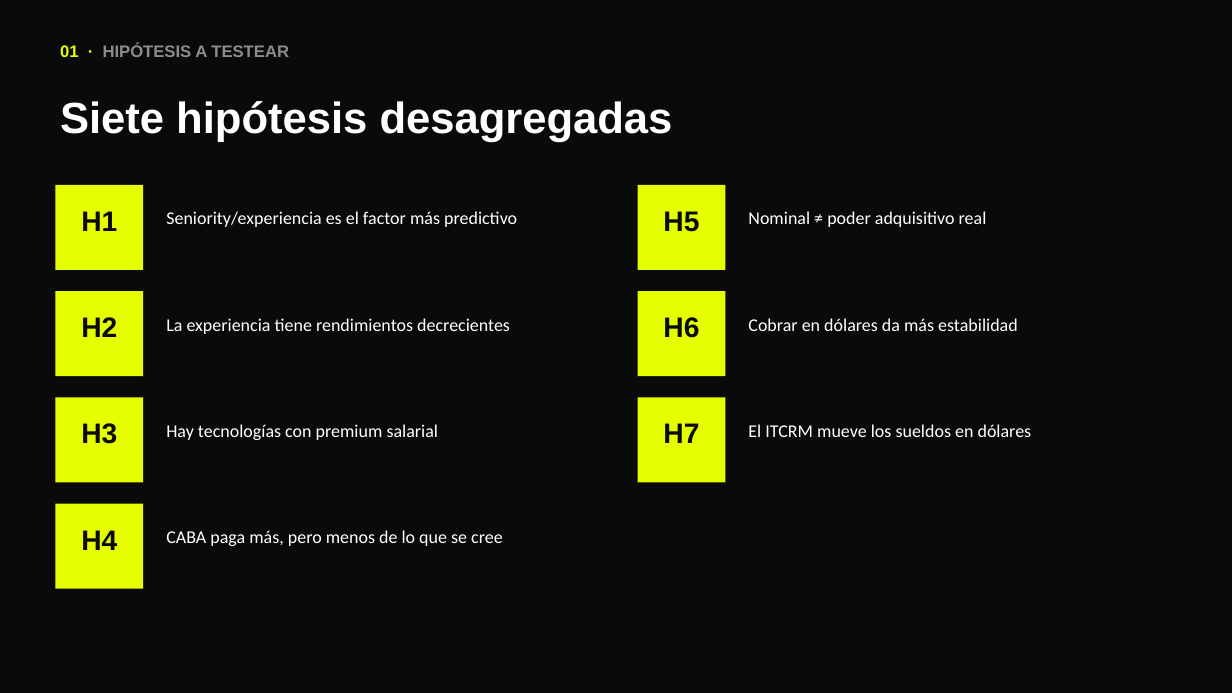
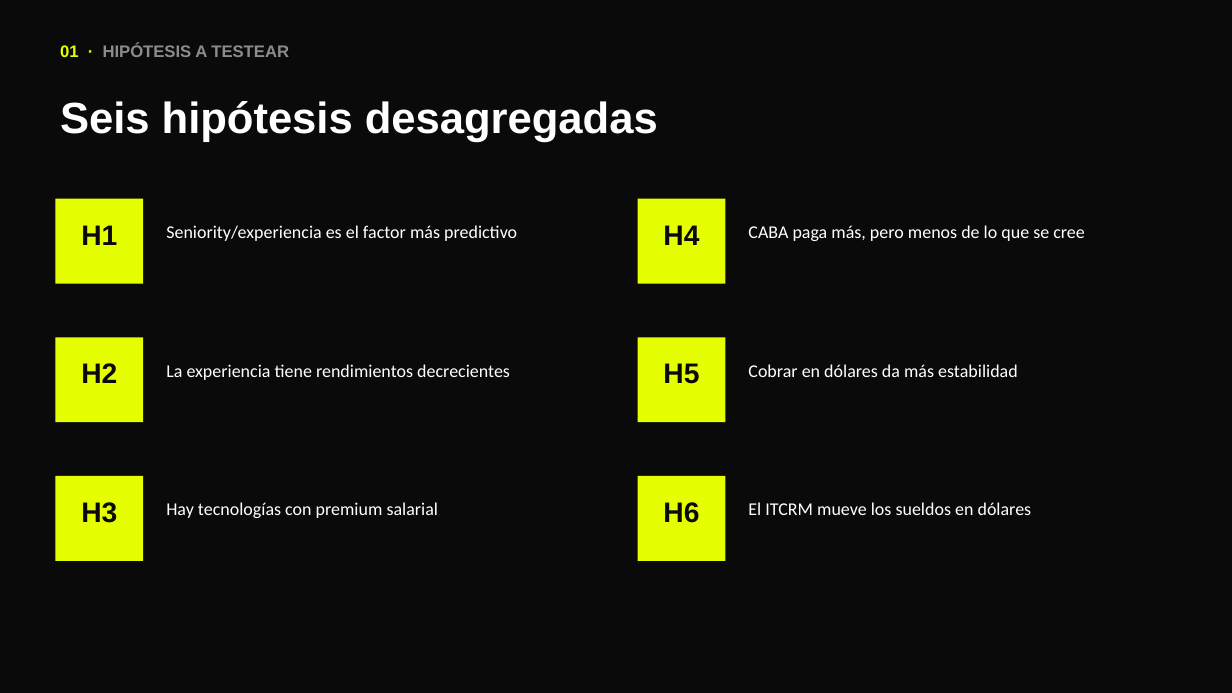
Before and after one commit to fbmassi/tpo-sueldos, a slide deck: slide 4 of presentacion/defensa_oral.pptx. Drawn at 1232x693 pixels with LibreOffice and Linux fonts; fonts in the diff are those of the drawing. Boxes give left, top, right and bottom in pixels: in the first picture for what was removed or moved away, otherwise in the second. Text is boxed around its words. In the diff, an @@ line names an element or a change of style, - is before the commit and + after.

```diff
--- a/presentacion/defensa_oral.pptx
+++ b/presentacion/defensa_oral.pptx
@@ text at bbox=[60, 101, 658, 142]: text changed @@
-Siete hipótesis desagregadas
+Seis hipótesis desagregadas
@@ 2 texts, 1 rectangle: place and size @@
-2 texts, 1 rectangle at bbox=[55, 185, 517, 270]
+2 texts, 1 rectangle at bbox=[55, 199, 517, 284]
@@ rectangle: place and size @@
-rectangle at bbox=[55, 504, 143, 589]
+rectangle at bbox=[638, 199, 726, 284]
@@ text "H4": place and size @@
-text "H4" at bbox=[81, 530, 117, 550]
+text "H4" at bbox=[663, 225, 699, 245]
@@ text "CABA paga más, pero menos ...": place and size @@
-text "CABA paga más, pero menos ..." at bbox=[166, 530, 503, 546]
+text "CABA paga más, pero menos ..." at bbox=[748, 225, 1085, 241]
@@ text removed at bbox=[748, 211, 987, 227] @@
-Nominal ≠ poder adquisitivo real
@@ text "H5": place and size @@
-text "H5" at bbox=[663, 211, 699, 232]
+text "H5" at bbox=[663, 363, 699, 384]
@@ rectangle: place and size @@
-rectangle at bbox=[638, 185, 726, 270]
+rectangle at bbox=[638, 337, 726, 422]
@@ 3 texts, 1 rectangle: place and size @@
-3 texts, 1 rectangle at bbox=[55, 291, 1018, 376]
+3 texts, 1 rectangle at bbox=[55, 337, 1018, 422]
@@ rectangle removed at bbox=[638, 397, 726, 482] @@
@@ text removed at bbox=[663, 423, 699, 443] @@
-H7
@@ rectangle: place and size @@
-rectangle at bbox=[638, 291, 726, 376]
+rectangle at bbox=[638, 476, 726, 561]
@@ text "H6": place and size @@
-text "H6" at bbox=[663, 317, 699, 338]
+text "H6" at bbox=[663, 502, 699, 523]
@@ 3 texts, 1 rectangle: place and size @@
-3 texts, 1 rectangle at bbox=[55, 397, 1032, 482]
+3 texts, 1 rectangle at bbox=[55, 476, 1032, 561]
```
Also in this commit, not shown: 3 other slides changed, 1 slide removed, 22 other files.
